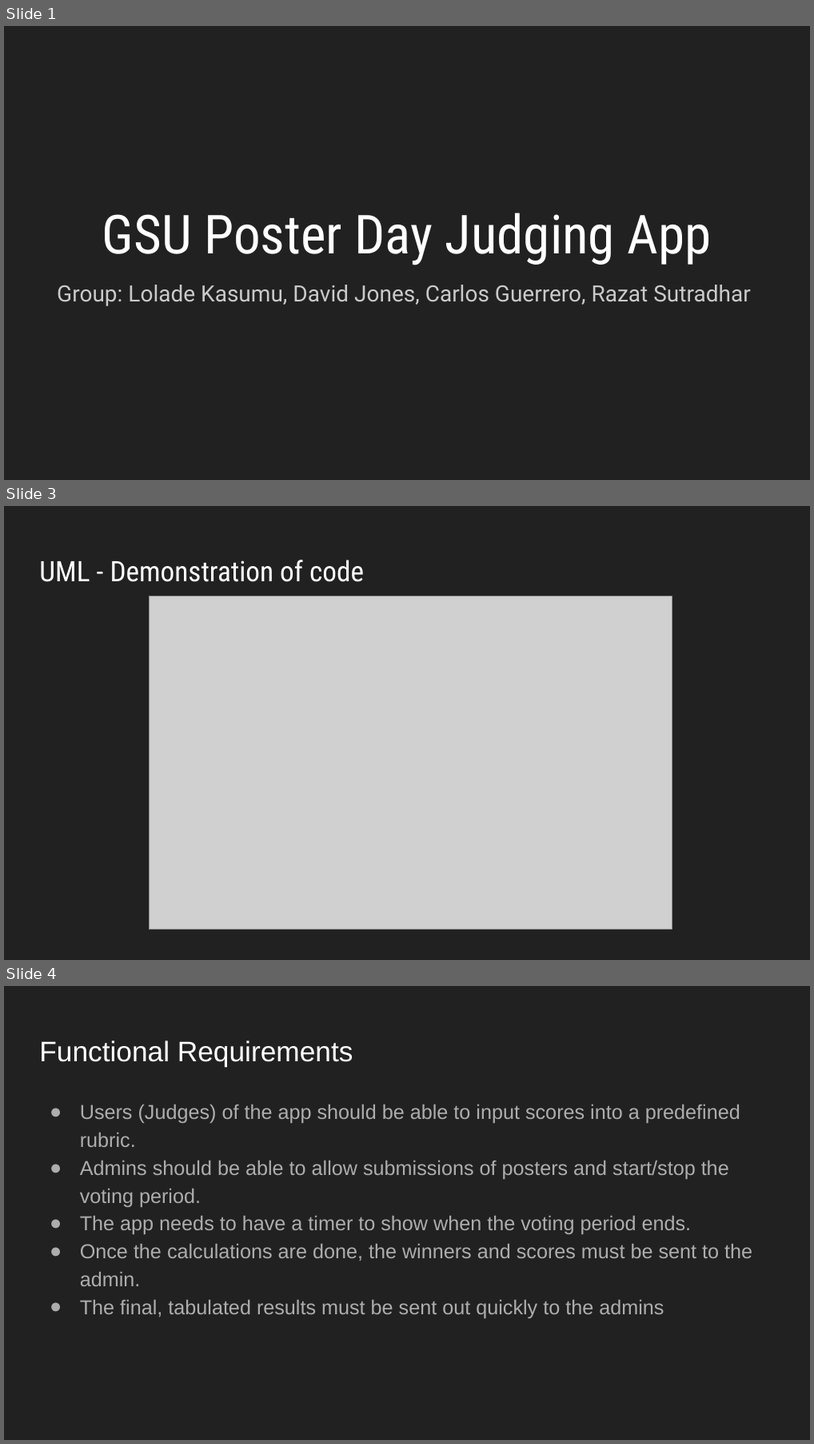
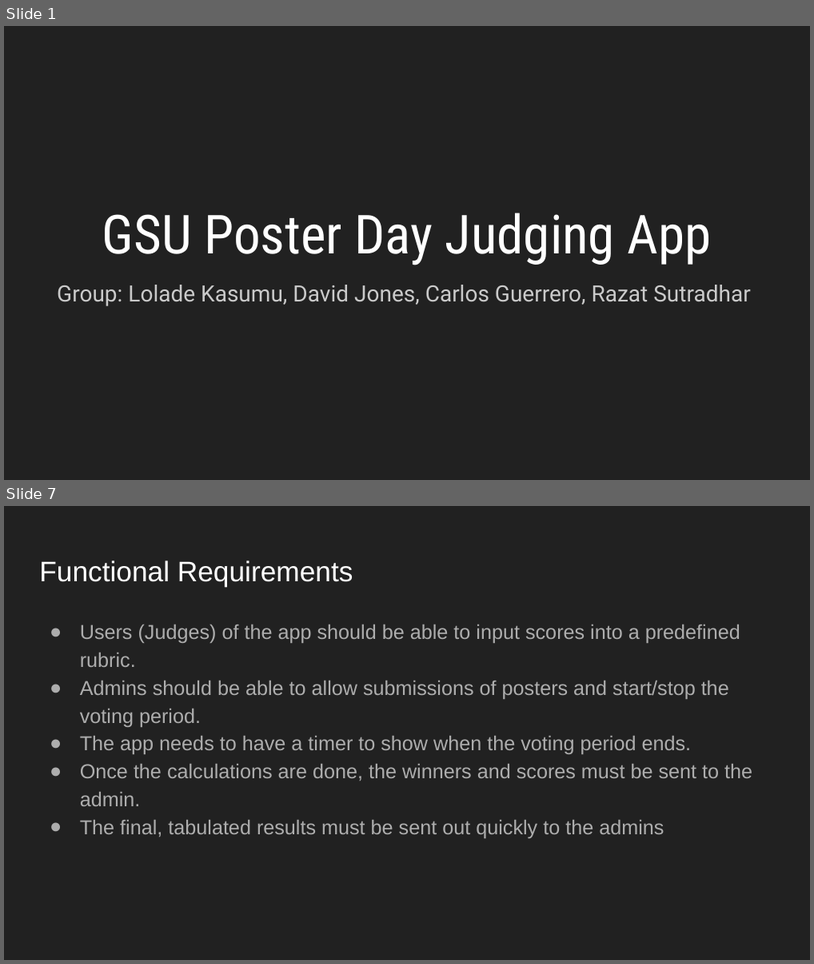
Before and after one commit to CSC4350-MW1/PosterJudging, a slide deck: Presentations/Final Presentation.pptx. Shown one above the other, each under a label of ours: slides 1, 3 and 4 before the commit, slides 1 and 7 after it; the slides between them are not shown. The pictures are 814x1444 and 814x964 pixels, drawn with LibreOffice and Linux fonts; fonts in the diff are those of the drawing; grey boxes stand for pictures. Boxes give left, top, right and bottom in pixels: in the first picture for what was removed or moved away, otherwise in the second. Text is boxed around its words. In the diff, an @@ line names an element or a change of style, - is before the commit and + after.

```diff
--- a/Presentations/Final Presentation.pptx
+++ b/Presentations/Final Presentation.pptx
@@ slide 3 removed at [4,506,810,960], background #212121 @@
@@ title removed at [39,560,364,582] @@
-UML - Demonstration of code
@@ picture removed at [149,596,673,928] @@
@@ what was slide 4 is now slide 7 @@
```
Also in this commit, not shown: 1 slide changed, 5 slides added, 1 other slide removed.
